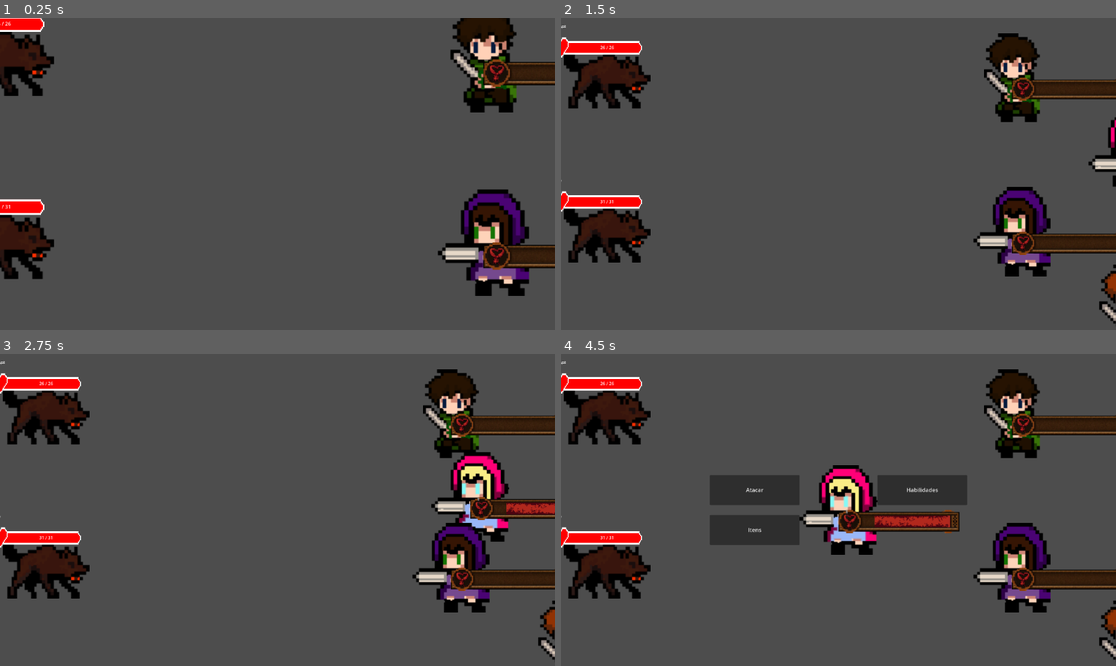
Above: before the commit, frames 1-4 (two rows, left to right).
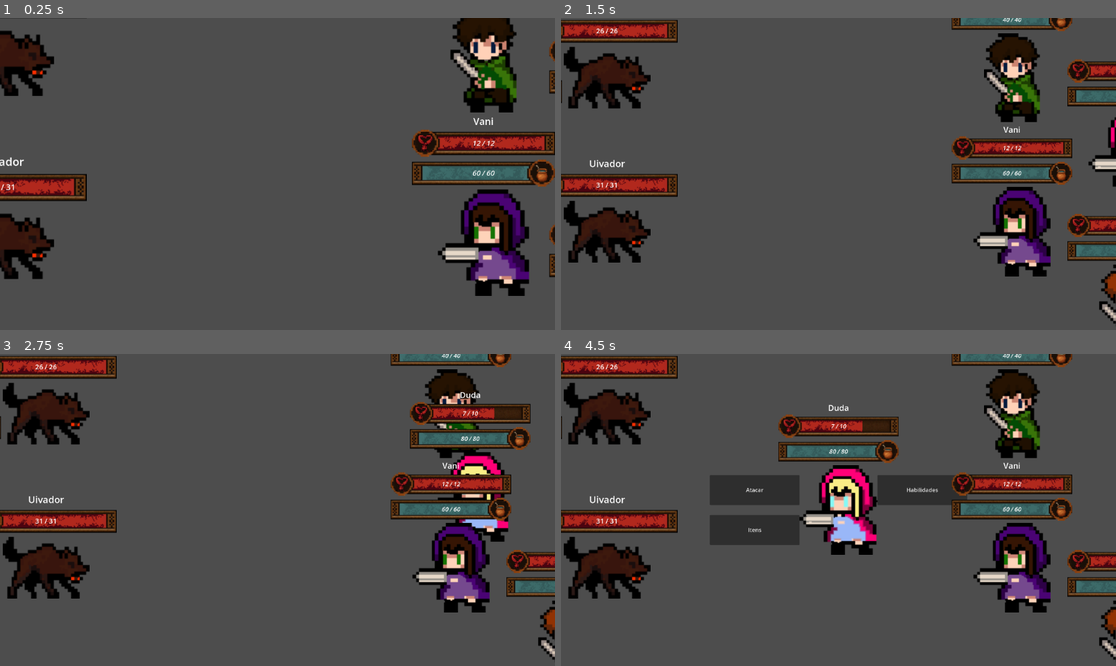
Above: after the commit, the same moments.

Repository: YuzuruTK/DarkSoulsMinusOne
Game: Godot game, scene res://Title/title.tscn
Two runs of this game, one before a commit and one after it. Both use one fixed random seed, a clock stepped at 60 frames per second and the inputs below. The project has no main scene, so this scene is started directly. The engine's default icon, where the game draws it, is replaced by a stand-in: a white triangle on a blue panel in a dark square.
Inputs:
- Up to frame 1 (0.25 s): no input
- Up to frame 2 (1.5 s): tap Enter at 0.5, 1.35 s; tap Backspace at 0.6 s
- Up to frame 3 (2.75 s): tap Space at 2 s; tap Backspace at 2.1 s
- Up to frame 4 (4.5 s): tap Enter at 2.85 s; click "Atacar" at 3.5 s; click "Voltar" at 4.25 s

The runs differ from the first frame. In frame 1, 7.9% of the frame differs, in the area x 0-100%, y 0-84%; in frame 2, 11%; in frame 3, 13%; in frame 4, 15%, in the area x 0-100%, y 0-78%.

Commit message:
skills are now working as intended, i guess

Diff:
--- a/Battle/Battle Scene.tscn
+++ b/Battle/Battle Scene.tscn
@@ -1,46 +1,13 @@
-[gd_scene load_steps=6 format=3 uid="uid://bwnkfc5qg0u23"]
+[gd_scene load_steps=4 format=3 uid="uid://bwnkfc5qg0u23"]
 
 [ext_resource type="Script" uid="uid://b5qr2r47ure0d" path="res://Battle/battle_scene.gd" id="1_vut7b"]
 [ext_resource type="PackedScene" uid="uid://birx5mfbbetwc" path="res://Battle/ui/action_label.tscn" id="4_yn3g4"]
 [ext_resource type="Script" uid="uid://chjaa00hlqmjt" path="res://Battle/ui/action_label.gd" id="5_j3bqf"]
 
-[sub_resource type="GDScript" id="GDScript_ucmsg"]
-script/source = "@tool
-extends RichTextEffect
-class_name RichTextGhost
-
-# Syntax: [ghost freq=5.0 span=10.0][/ghost]
-
-# Define the tag name.
-var bbcode = \"ghost\"
-
-func _process_custom_fx(char_fx):
-	# Get parameters, or use the provided default value if missing.
-	var speed = char_fx.env.get(\"freq\", 5.0)
-	var span = char_fx.env.get(\"span\", 10.0)
-
-	var alpha = sin(char_fx.elapsed_time * speed + (char_fx.range.x / span)) * 0.5 + 0.5
-	char_fx.color.a = alpha
-	return true
-"
-
-[sub_resource type="RichTextEffect" id="RichTextEffect_ucmsg"]
-script = SubResource("GDScript_ucmsg")
-metadata/_custom_type_script = "uid://bcxyjmpeyupof"
-
 [node name="Battle Scene" type="Node2D"]
 script = ExtResource("1_vut7b")
 
 [node name="Camera2D" type="Camera2D" parent="."]
-
-[node name="TurnLabel" type="RichTextLabel" parent="Camera2D"]
-offset_left = -250.0
-offset_top = -500.0
-offset_right = 250.0
-offset_bottom = -400.0
-bbcode_enabled = true
-horizontal_alignment = 1
-custom_effects = [SubResource("RichTextEffect_ucmsg")]
 
 [node name="ActionsShow" parent="Camera2D" instance=ExtResource("4_yn3g4")]
 script = ExtResource("5_j3bqf")
--- a/Battle/Enemy/Enemy.tscn
+++ b/Battle/Enemy/Enemy.tscn
@@ -2,8 +2,8 @@
 
 [ext_resource type="Script" uid="uid://dsbj2eq3rk3la" path="res://Battle/Enemy/enemy.gd" id="1_fcoyb"]
 [ext_resource type="Texture2D" uid="uid://qbdyro8ldygf" path="res://icon.svg" id="2_yusku"]
-[ext_resource type="Texture2D" uid="uid://dglrnpyuijxhc" path="res://Battle/ui/empty_bar.png" id="3_pxlk6"]
-[ext_resource type="Texture2D" uid="uid://dbjmhtsp2nmip" path="res://Battle/ui/full_bar.png" id="4_savr3"]
+[ext_resource type="Texture2D" uid="uid://bvxgaamxeiq7f" path="res://Battle/ui/health_under.png" id="3_k57gv"]
+[ext_resource type="Texture2D" uid="uid://dn5ev008ec6u4" path="res://Battle/ui/health_progress.png" id="4_v3nlg"]
 
 [sub_resource type="AnimationLibrary" id="AnimationLibrary_d1r5a"]
 
@@ -23,13 +23,19 @@
 [node name="Focus" type="Sprite2D" parent="."]
 
 [node name="HealthBar" type="TextureProgressBar" parent="."]
-offset_left = -200.0
-offset_top = -150.0
-offset_right = 200.0
-offset_bottom = -100.0
-fill_mode = 4
-texture_under = ExtResource("3_pxlk6")
-texture_progress = ExtResource("4_savr3")
+offset_right = 174.0
+offset_bottom = 33.0
+scale = Vector2(3, 3)
+fill_mode = 1
+texture_under = ExtResource("3_k57gv")
+texture_progress = ExtResource("4_v3nlg")
+
+[node name="HealthLabel" type="RichTextLabel" parent="."]
+offset_right = 40.0
+offset_bottom = 40.0
+bbcode_enabled = true
+horizontal_alignment = 1
+vertical_alignment = 1
 
 [node name="AnimationPlayer" type="AnimationPlayer" parent="."]
 libraries = {
--- a/Battle/Enemy/enemy.gd
+++ b/Battle/Enemy/enemy.gd
@@ -9,7 +9,7 @@
 
 # Node references
 @onready var health_bar = $HealthBar
-@onready var health_label = Label.new()
+@onready var health_label = $HealthLabel
 @onready var name_label = $Name
 @onready var sprite = $Sprite
 @onready var animation_player = $AnimationPlayer
@@ -32,6 +32,7 @@
 #region Initialization
 func initialize(enemy_params: Dictionary) -> void:
 	_set_stats(enemy_params)
+	_load_sprite()
 
 func _set_stats(params: Dictionary) -> void:
 	enemy_name = params.get("name", "Unknown Enemy")
@@ -62,7 +63,6 @@
 
 #region Godot Lifecycle
 func _ready() -> void:
-	$".".add_child(health_label)
 	_setup_hud()
 
 func _process(_delta: float) -> void:
@@ -71,10 +71,10 @@
 
 #region HUD Management
 func _setup_hud() -> void:
-	_update_health_display()
+	_update_hud()
 	_adjust_hud_layout()
 
-func _update_health_display() -> void:
+func _update_hud() -> void:
 	if health_bar == null:
 		push_warning("Health bar not found for enemy: %s" % enemy_name)
 		return
@@ -82,8 +82,9 @@
 	var health_percentage = (actual_health / max_health) * 100
 	health_bar.value = health_percentage
 
-	# Update health label
-	health_label.text = "%d / %d" % [actual_health, max_health]
+	# Update health label with proper formatting
+	var font_size = round(HUD_SIZE.y * 0.5)
+	health_label.text = "[center][color=WHITE][font_size=%d] %d / %d [/font_size]" % [font_size, actual_health, max_health]
 
 func _adjust_hud_layout() -> void:
 	_setup_health_bar()
@@ -93,31 +94,45 @@
 	if health_bar == null:
 		return
 
-	health_bar.position = Vector2(-200, -150)
+	# Set proper scaling and fill mode
 	health_bar.fill_mode = TextureProgressBar.FILL_LEFT_TO_RIGHT
-	health_bar.size = HUD_SIZE
-	health_bar.scale = HUD_SCALE
 
-	# Position health label below the health bar
-	health_label.position = Vector2($".".position.x - (health_label.get_combined_minimum_size().x / 2), health_bar.position.y + 26)
+	# Position health bar above the sprite, centered
+	if sprite and sprite.texture:
+		var sprite_top = -(sprite.texture.get_size().y * sprite.scale.y) / 2
+		var bar_width = health_bar.texture_under.get_size().x * health_bar.scale.x
+
+		health_bar.position.x = -bar_width / 2  # Center horizontally
+		health_bar.position.y = sprite_top - (health_bar.texture_under.get_size().y * health_bar.scale.y) * 1.1  # 10 pixels above sprite
+	else:
+		# Fallback positioning if sprite isn't available yet
+		health_bar.position = Vector2(-200, -150)
+
+	# Setup health label if it exists
+	if health_label:
+		health_label.position.x = health_bar.position.x
+		health_label.position.y = health_bar.position.y
+		health_label.size = health_bar.size * health_bar.scale
+		health_label.bbcode_enabled = true
 
 func _setup_nametag() -> void:
 	if name_label == null:
 		return
 
-	name_label.position = Vector2(-200, -200)
+	# Position nametag above health bar, centered
+	name_label.position.x = -HUD_SIZE.x / 2  # Center horizontally
+	name_label.position.y = health_bar.position.y - HUD_SIZE.y - 5  # 5 pixels above mana bar
 	name_label.size = HUD_SIZE
-	name_label.scale = HUD_SCALE
 	name_label.bbcode_enabled = true
 
-	var font_size = round(HUD_SIZE.y / 1.5)
-	name_label.text = "[font_size=%d]%s[/font_size]" % [font_size, enemy_name]
+	var font_size = round(HUD_SIZE.y * 0.7)
+	name_label.text = "[center][font_size=%d]%s[/font_size][/center]" % [font_size, enemy_name]
 #endregion
 
 #region Combat Actions
 func got_hurt(damage_points: int) -> void:
 	actual_health = max(0, actual_health - damage_points)
-	_update_health_display()
+	_update_hud()
 	await _play_hurt_animation()
 
 func _play_hurt_animation() -> void:
@@ -161,6 +176,8 @@
 func change_sprite(new_sprite_path: String) -> void:
 	sprite_path = new_sprite_path
 	_load_sprite()
+	# Recalculate HUD positions after sprite change
+	_adjust_hud_layout()
 
 func get_sprite_path() -> String:
 	return sprite_path
--- a/Battle/Items/equipment_manager.gd
+++ b/Battle/Items/equipment_manager.gd
@@ -3,7 +3,50 @@
 class_name EquipmentManager
 
 # Equipment definitions - will be loaded from CSV
-var EQUIPMENT: Dictionary = {}
+var EQUIPMENT: Dictionary = {
+		"armor_t1": {
+			"name": "Trapos velhos",
+			"type": "armor",
+			"attack_bonus": 0,
+			"defense_bonus": 0,
+			"description": "Trapos velhos que não servem nem pra limpar chao"
+		},
+		"armor_t2": {
+			"name": "Armadura Improvisada",
+			"type": "armor",
+			"attack_bonus": 0,
+			"defense_bonus": 3,
+			"description": "Entrevero de trapos encontrados em batalha"
+		},
+		"armor_t3": {
+			"name": "Armadura Planejada",
+			"type": "armor",
+			"attack_bonus": 0,
+			"defense_bonus": 6,
+			"description": "Feito por um cara bagual"
+		},
+		"sword_t1": {
+			"name": "Tábua de charque",
+			"type": "weapon",
+			"attack_bonus": 0,
+			"defense_bonus": 0,
+			"description": "Se pega nas vista machuca"
+		},
+		"sword_t2": {
+			"name": "Faca de lida",
+			"type": "weapon",
+			"attack_bonus": 3,
+			"defense_bonus": 0,
+			"description": "No churrasco é estrela"
+		},
+		"sword_t3": {
+			"name": "Peleadora",
+			"type": "weapon",
+			"attack_bonus": 6,
+			"defense_bonus": 0,
+			"description": "Mais afiada lingua de sogra"
+		}
+	}
 
 # Default equipment for new characters
 const DEFAULT_EQUIPMENT = {
@@ -16,82 +59,7 @@
 
 func _ready() -> void:
 	pass
-func _load_equipment_data() -> void:
-	# Load equipment from the save/load system
-	var save_system = get_node_or_null("/root/SaveFunctions")
-	if save_system:
-		EQUIPMENT = save_system.load_equipment()
-	else:
-		# Fallback to hardcoded data if save system not available
-		_load_fallback_equipment()
 
-func _load_fallback_equipment() -> void:
-	# Fallback equipment data matching CSV structure
-	EQUIPMENT = {
-		"leather_armor": {
-			"name": "Armor de Couro",
-			"type": "armor",
-			"attack_bonus": 0,
-			"defense_bonus": 2,
-			"description": "Reduz 2 pontos de dano recebido"
-		},
-		"iron_armor": {
-			"name": "Armadura de Ferro",
-			"type": "armor",
-			"attack_bonus": 0,
-			"defense_bonus": 4,
-			"description": "Reduz 4 pontos de dano recebido"
-		},
-		"steel_armor": {
-			"name": "Armadura de Aço",
-			"type": "armor",
-			"attack_bonus": 0,
-			"defense_bonus": 6,
-			"description": "Reduz 6 pontos de dano recebido"
-		},
-		"dragon_armor": {
-			"name": "Armadura de Dragão",
-			"type": "armor",
-			"attack_bonus": 0,
-			"defense_bonus": 8,
-			"description": "Reduz 8 pontos de dano recebido"
-		},
-		"wooden_sword": {
-			"name": "Espada de Madeira",
-			"type": "weapon",
-			"attack_bonus": 2,
-			"defense_bonus": 0,
-			"description": "Adiciona 2 pontos de ataque"
-		},
-		"iron_sword": {
-			"name": "Espada de Ferro",
-			"type": "weapon",
-			"attack_bonus": 4,
-			"defense_bonus": 0,
-			"description": "Adiciona 4 pontos de ataque"
-		},
-		"steel_sword": {
-			"name": "Espada de Aço",
-			"type": "weapon",
-			"attack_bonus": 6,
-			"defense_bonus": 0,
-			"description": "Adiciona 6 pontos de ataque"
-		},
-		"enchanted_blade": {
-			"name": "Lâmina Encantada",
-			"type": "weapon",
-			"attack_bonus": 8,
-			"defense_bonus": 0,
-			"description": "Adiciona 8 pontos de ataque"
-		},
-		"demon_sword": {
-			"name": "Espada Demoníaca",
-			"type": "weapon",
-			"attack_bonus": 10,
-			"defense_bonus": 0,
-			"description": "Adiciona 10 pontos de ataque"
-		}
-	}
 
 func _initialize_equipment() -> void:
 	equipped = DEFAULT_EQUIPMENT.duplicate()
--- a/Battle/Items/items_management.gd
+++ b/Battle/Items/items_management.gd
@@ -3,33 +3,7 @@
 class_name ItemManager
 
 # Item definitions - will be loaded from CSV
-var ITEMS: Dictionary = {}
-
-# Default inventory
-const DEFAULT_INVENTORY = {
-	"0": 3,  # Chimarrão
-	"1": 2   # Churrasco
-}
-
-# Current inventory
-var inventory: Dictionary = {}
-
-func _ready() -> void:
-	_load_items_data()
-	_initialize_inventory()
-
-func _load_items_data() -> void:
-	# Load items from the save/load system
-	var save_system = get_node_or_null("/root/SaveFunctions")
-	if save_system:
-		ITEMS = save_system.load_items()
-	else:
-		# Fallback to hardcoded data if save system not available
-		_load_fallback_items()
-
-func _load_fallback_items() -> void:
-	# Fallback items data matching CSV structure
-	ITEMS = {
+var ITEMS: Dictionary = {
 		"0": {
 			"name": "Chimarrão",
 			"type": "mana_heal",
@@ -43,6 +17,18 @@
 			"description": "Restaura 6 pontos de vida"
 		}
 	}
+
+# Default inventory
+const DEFAULT_INVENTORY = {
+	"0": 3,  # Chimarrão
+	"1": 2   # Churrasco
+}
+
+# Current inventory
+var inventory: Dictionary = {}
+
+func _ready() -> void:
+	_initialize_inventory()
 
 func _initialize_inventory() -> void:
 	inventory = DEFAULT_INVENTORY.duplicate()
--- a/Battle/Player/player.gd
+++ b/Battle/Player/player.gd
@@ -80,14 +80,12 @@
 func _initialize_managers() -> void:
 	if not item_manager:
 		item_manager = ItemManager.new()
-		item_manager._load_items_data()
 		item_manager._initialize_inventory()
 		add_child(item_manager)
 
 	if not equipment_manager:
 		equipment_manager = EquipmentManager.new()
 		add_child(equipment_manager)
-		equipment_manager._load_equipment_data()
 		equipment_manager._initialize_equipment()
 
 func _load_equipment_from_params(params: Dictionary) -> void:
@@ -127,7 +125,7 @@
 
 	# Center the sprite horizontally
 	if sprite.texture:
-		sprite.position.y = 0  # Keep at center vertically
+		sprite.position.y = 0 # Keep at center vertically
 		print("Sprite size: ", sprite.texture.get_size(), " Position: ", sprite.position)
 
 func _load_placeholder_sprite() -> void:
@@ -165,6 +163,7 @@
 	def = defense_bonus
 	# Calculate attack damage with equipment bonuses
 	var attack_bonus = equipment_manager.get_total_attack_bonus()
+	print(player_name, attack_damage, base_attack_damage, attack_bonus)
 	attack_damage = base_attack_damage + attack_bonus
 
 	# Update HUD to reflect new stats
@@ -230,12 +229,12 @@
 
 func _setup_mana_bar() -> void:
 	# Calculate mana bar position - centered above character
-	var sprite_top = -(sprite.texture.get_size().y * sprite.scale.y) / 2
+	var sprite_top = - (sprite.texture.get_size().y * sprite.scale.y) / 2
 	var bar_width = mana_bar.texture_under.get_size().x * mana_bar.scale.x
 
-	mana_bar.position.x = -bar_width / 2  # Center horizontally
-
-	mana_bar.position.y = sprite_top - (mana_bar.texture_under.get_size().y * mana_bar.scale.y) - 10  # 10 pixels above sprite
+	mana_bar.position.x = - bar_width / 2 # Center horizontally
+
+	mana_bar.position.y = sprite_top - (mana_bar.texture_under.get_size().y * mana_bar.scale.y) - 10 # 10 pixels above sprite
 	mana_bar.fill_mode = TextureProgressBar.FILL_LEFT_TO_RIGHT
 
 	# Position mana label centered on the mana bar
@@ -253,8 +252,8 @@
 	var mana_bar_height = mana_bar.texture_under.get_size().y * mana_bar.scale.y
 
 	# Position health bar above mana bar, centered
-	health_bar.position.x = -bar_width / 2  # Center horizontally
-	health_bar.position.y = mana_bar.position.y - mana_bar_height * 1.1  # 5 pixels below mana bar
+	health_bar.position.x = - bar_width / 2 # Center horizontally
+	health_bar.position.y = mana_bar.position.y - mana_bar_height * 1.1 # 5 pixels below mana bar
 
 	# Position health label centered on the health bar
 	health_label.position.x = health_bar.position.x
@@ -264,8 +263,8 @@
 
 func _setup_nametag() -> void:
 	# Position nametag above mana bar, centered
-	nametag.position.x = -HUD_SIZE.x / 2  # Center horizontally
-	nametag.position.y = health_bar.position.y - HUD_SIZE.y - 5  # 5 pixels above mana bar
+	nametag.position.x = - HUD_SIZE.x / 2 # Center horizontally
+	nametag.position.y = health_bar.position.y - HUD_SIZE.y - 5 # 5 pixels above mana bar
 	nametag.size = HUD_SIZE
 	nametag.bbcode_enabled = true
 
@@ -278,7 +277,10 @@
 	if not skills.has(skill_id):
 		return false
 
-	var mana_cost = skills[skill_id].get("mana_cost", 0)
+	var mana_cost = skills[skill_id].get("mana_cost")
+	if not mana_cost:
+		push_error("Mana cost not found for skill.")
+
 	return actual_mana >= mana_cost
 
 func consume_mana(skill_id: int) -> bool:
@@ -309,19 +311,16 @@
 	return skills.has(skill_id) and has_enough_mana(skill_id)
 
 func get_attack_damage(skill_id: int) -> int:
-	if skill_id == 0:
-		return attack_damage
 	if not skills.has(skill_id):
-		push_warning("Skill ID %d not found for player %s" % [skill_id, player_name])
-		return 0
-
-	# Basic attack (skill_id 0) doesn't consume mana
-	if skill_id != 0 and not has_enough_mana(skill_id):
+		push_error("Skill ID %d not found for player %s" % [skill_id, player_name])
+
+	if !has_enough_mana(skill_id):
 		push_warning("Not enough mana to use skill %d for player %s" % [skill_id, player_name])
 		return 0
 
 	var damage_multiplier = skills[skill_id].get("damage_multiplier", 1.0)
 	var damage = attack_damage * damage_multiplier # Uses calculated attack_damage (includes equipment)
+	consume_mana(skill_id)
 	return round(damage)
 
 func use_skill(skill_id: int) -> bool:
--- a/Battle/battle_scene.gd
+++ b/Battle/battle_scene.gd
@@ -21,7 +21,7 @@
 @onready var player_group = $PlayerGroup
 @onready var enemy_group = $EnemyGroup
 @onready var camera = $Camera2D
-@onready var turn_label = $Camera2D/TurnLabel
+@onready var turn_label = $Camera2D/TurnSprite/TurnLabel
 @onready var actions_show = $Camera2D/ActionsShow
 
 # Preloaded scenes
@@ -86,11 +86,12 @@
 
 func _create_player(player_data: Dictionary, index: int) -> Player:
 	var player_instance: Player = player_scene.instantiate()
+	player_group.add_child(player_instance)
 	player_instance.initialize(player_data, skills_table)
 	player_instance.name = player_data.name
 
-	player_group.add_child(player_instance)
 	player_instance._load_sprite()
+	player_instance._setup_hud()
 	_position_player(player_instance, index)
 
 	return player_instance
@@ -101,6 +102,7 @@
 	enemy_instance.name = enemy_data.name
 	enemy_group.add_child(enemy_instance)
 	enemy_instance._load_sprite()
+	enemy_instance._setup_hud()
 
 	_position_enemy(enemy_instance, index)
 
@@ -110,7 +112,7 @@
 #region Battle Loop
 func _start_battle_loop() -> void:
 	while _is_battle_active():
-		_update_turn_display()
+		#_update_turn_display()
 		await _execute_turn()
 		_advance_turn()
 
@@ -119,9 +121,9 @@
 func _is_battle_active() -> bool:
 	return enemies.size() > 0 and party.size() > 0
 
-func _update_turn_display() -> void:
-	var turn_text = "[font_size=72][wave amp=100.0 freq=5.0 connected=0]Turno: %s[/wave][/font_size]" % current_turn
-	turn_label.text = turn_text
+#func _update_turn_display() -> void:
+	#var turn_text = "[center][font_size=72]Turno: %s[/font_size]" % current_turn
+	#turn_label.text = turn_text
 
 func _execute_turn() -> void:
 	_calculate_action_order()
@@ -286,7 +288,10 @@
 			push_warning("Unknown action type: %s" % action_type)
 
 func _process_attack_action(player: Player, action_data: Dictionary) -> void:
-	var attack_id = action_data.get("attack_id", 0)
+	var attack_id = action_data.get("attack_id")
+	if not attack_id:
+		push_error("attack_id not found.")
+
 	var damage = player.get_attack_damage(attack_id)
 	var target_enemy_ids = action_data.get("enemies", [])
 
--- a/Battle/good_user_interface.gd
+++ b/Battle/good_user_interface.gd
@@ -295,9 +295,9 @@
 
 	if skill.is_multi_target:
 		# Multi-target skill affects all enemies
-		if _try_use_skill(skill.id):
-			var all_enemy_ids = enemies_available.map(func(enemy): return enemy.id)
-			_emit_action_chosen(all_enemy_ids)
+		#if _try_use_skill(skill.id):
+		var all_enemy_ids = enemies_available.map(func(enemy): return enemy.id)
+		_emit_action_chosen(all_enemy_ids)
 	else:
 		# Single-target skill requires enemy selection
 		_change_state(GameState.SELECT_ENEMY)
@@ -309,11 +309,11 @@
 
 func _on_enemy_selected(enemy: Dictionary) -> void:
 	# Try to use the skill (consume mana if successful)
-	if _try_use_skill(selected_attack_id):
-		_emit_action_chosen([enemy.id])
-	else:
+	#if _try_use_skill(selected_attack_id):
+	_emit_action_chosen([enemy.id])
+	#else:
 		# If skill usage failed, go back to main menu
-		_change_state(GameState.MENU_MAIN)
+		#_change_state(GameState.MENU_MAIN)
 
 func _try_use_skill(skill_id: int) -> bool:
 	return player.use_skill(skill_id)
--- a/Battle/ui/action_label.gd
+++ b/Battle/ui/action_label.gd
@@ -1,31 +1,40 @@
-extends HFlowContainer
+extends HBoxContainer
 
 @onready var nodes: Dictionary[int, MarginContainer] = {}
 @onready var root = $"."
 
 func _ready() -> void:
-	# On your container node:
+	# Configure the container to properly handle dynamic sizing
 	root.anchor_right = 1.0
 	root.anchor_left = 1.0
 	root.offset_right = 0
-	root.offset_left = -root.size.x
-	#root.size_flags_horizontal = Control.SIZE_SHRINK_END
+	root.offset_left = - root.size.x
+	root.size_flags_horizontal = Control.SIZE_SHRINK_END
 	root.alignment = ALIGNMENT_END
-	pass
+
+	# Allow the container to expand as needed
+	root.size_flags_vertical = Control.SIZE_SHRINK_CENTER
 
 func add_element(id: int, label: RichTextLabel) -> void:
-	# Configure label
-	label.fit_content = false
+	# Configure label for proper auto-sizing
+	label.fit_content = true # This is crucial - allows the label to size itself
 	label.scroll_active = false
 	label.size_flags_horizontal = Control.SIZE_SHRINK_END
+	label.size_flags_vertical = Control.SIZE_SHRINK_CENTER
 	label.autowrap_mode = TextServer.AUTOWRAP_OFF
 	label.horizontal_alignment = HORIZONTAL_ALIGNMENT_CENTER
 	label.vertical_alignment = VERTICAL_ALIGNMENT_CENTER
 
+	# Set a reasonable minimum size but allow expansion
+	label.custom_minimum_size = Vector2(50, 30) # Minimum width and height
+
 	# Wrap in a MarginContainer
 	var container = MarginContainer.new()
+	container.size_flags_horizontal = Control.SIZE_SHRINK_END
+	container.size_flags_vertical = Control.SIZE_SHRINK_CENTER
 	container.add_child(label)
 
+	# Add margins for spacing
 	container.add_theme_constant_override("margin_left", 10)
 	container.add_theme_constant_override("margin_right", 10)
 	container.add_theme_constant_override("margin_top", 6)
@@ -34,6 +43,12 @@
 	nodes[id] = container
 	root.add_child(container)
 
+	# Force a layout update to ensure proper sizing
+	root.queue_sort()
+
 func delete_element(id: int) -> void:
-	root.remove_child(nodes[id])
-	pass
+	if nodes.has(id):
+		root.remove_child(nodes[id])
+		nodes[id].queue_free() # Properly free the node
+		nodes.erase(id)
+		root.queue_sort() # Update layout after removal
--- a/Battle/ui/action_label.tscn
+++ b/Battle/ui/action_label.tscn
@@ -1,8 +1,8 @@
 [gd_scene format=3 uid="uid://birx5mfbbetwc"]
 
-[node name="ActionsShow" type="HFlowContainer"]
+[node name="ActionsShow" type="HBoxContainer"]
 layout_direction = 3
 offset_left = -750.0
 offset_bottom = 100.0
-size_flags_horizontal = 8
+size_flags_horizontal = 10
 alignment = 2
